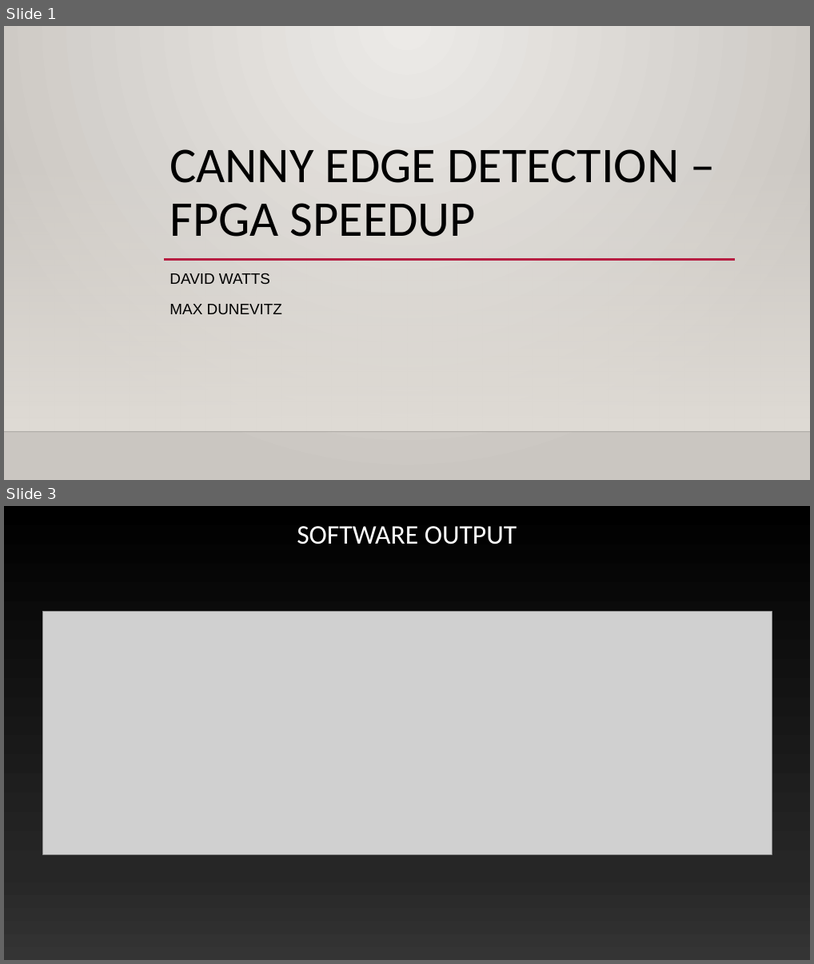
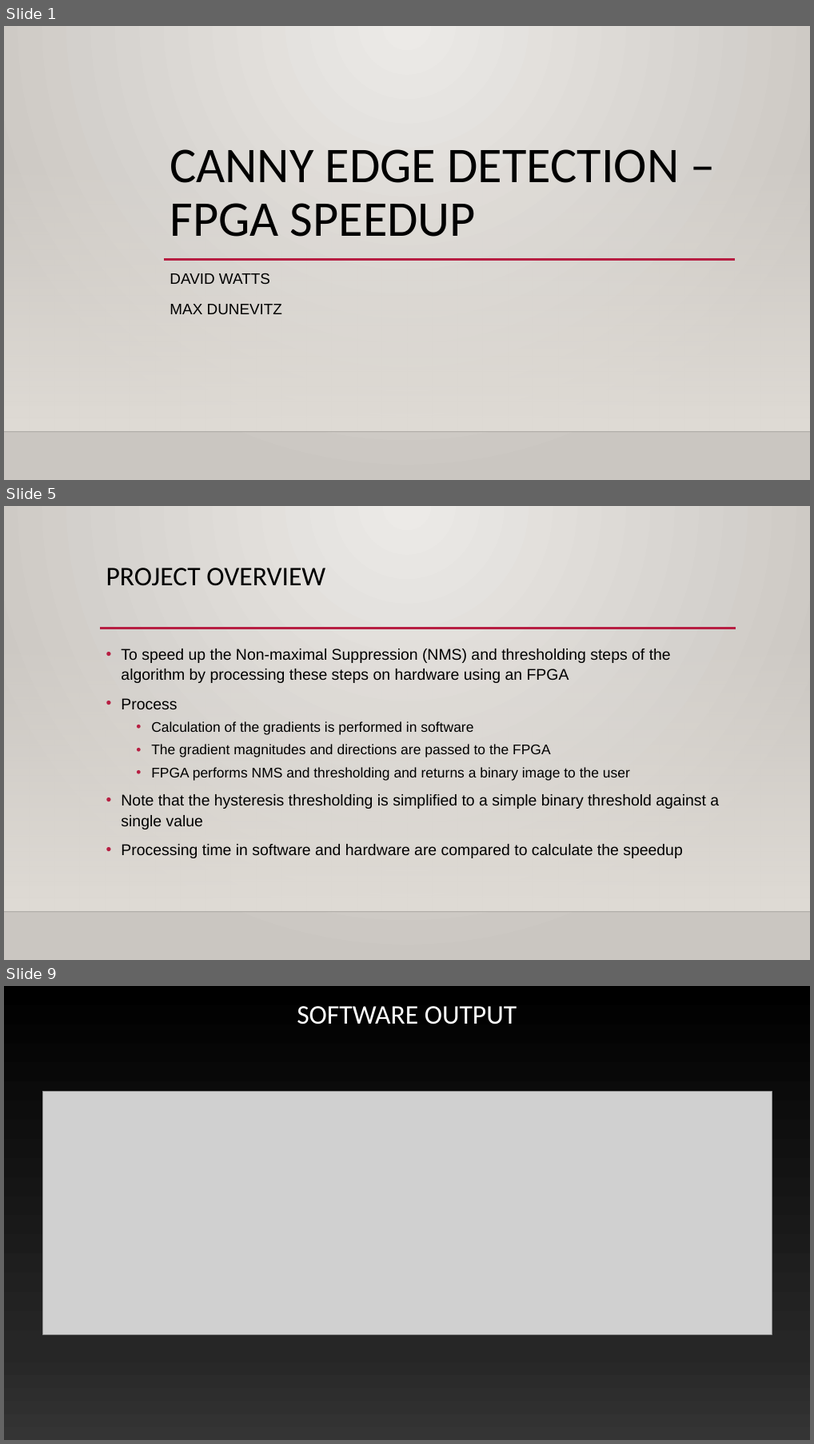
Before and after one commit to Maximus32/Reconfig-Canny, a slide deck: Deliverables/Canny edge detection – fpga speedup.pptx. Shown one above the other, each under a label of ours: slides 1 and 3 before the commit, slides 1, 5 and 9 after it; the slides between them are not shown. The pictures are 814x964 and 814x1444 pixels, drawn with LibreOffice and Linux fonts; fonts in the diff are those of the drawing; grey boxes stand for pictures; background and template pictures are left out. Boxes give left, top, right and bottom in pixels: in the first picture for what was removed or moved away, otherwise in the second. Text is boxed around its words. In the diff, an @@ line names an element or a change of style, - is before the commit and + after.

```diff
--- a/Deliverables/Canny edge detection – fpga speedup.pptx
+++ b/Deliverables/Canny edge detection – fpga speedup.pptx
@@ slide 5 added at <box>4,506,810,960</box>, background gradient #ECEAE7 to #CAC7C1; not listed: 2 template elements that a slide beside it also shows @@
@@ title added at <box>106,568,326,586</box>, 32 pt, text #000000 @@
+PROJECT OVERVIEW
@@ line added from (100, 628) to (736, 628), #B71E42 2.5 pt @@
@@ text added at <box>121,648,719,858</box>, 18.5 pt, text #000000 @@
+• To speed up the Non-maximal Suppression (NMS) and thresholding steps of the algorithm by processing these steps on hardware using an FPGA
+• Process
+  • Calculation of the gradients is performed in software
+  • The gradient magnitudes and directions are passed to the FPGA
+  • FPGA performs NMS and thresholding and returns a binary image to the user
+• Note that the hysteresis thresholding is simplified to a simple binary threshold against a single value
+• Processing time in software and hardware are compared to calculate the speedup
@@ what was slide 3 is now slide 9 @@
```
Also in this commit, not shown: 3 slides changed, 7 other slides added, 2 slides removed, 1 other file.
